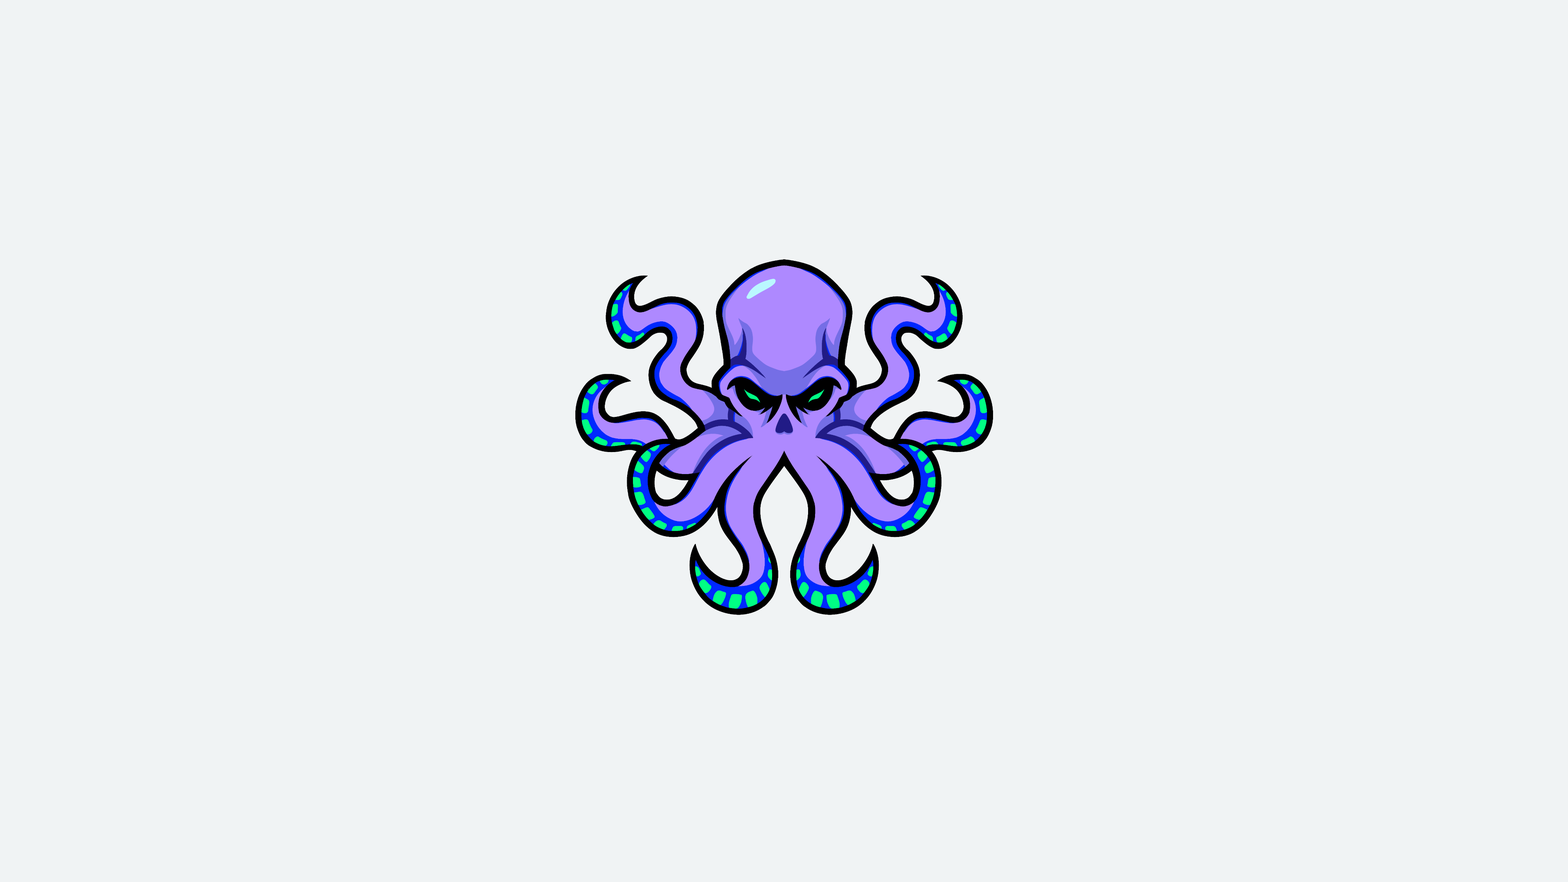
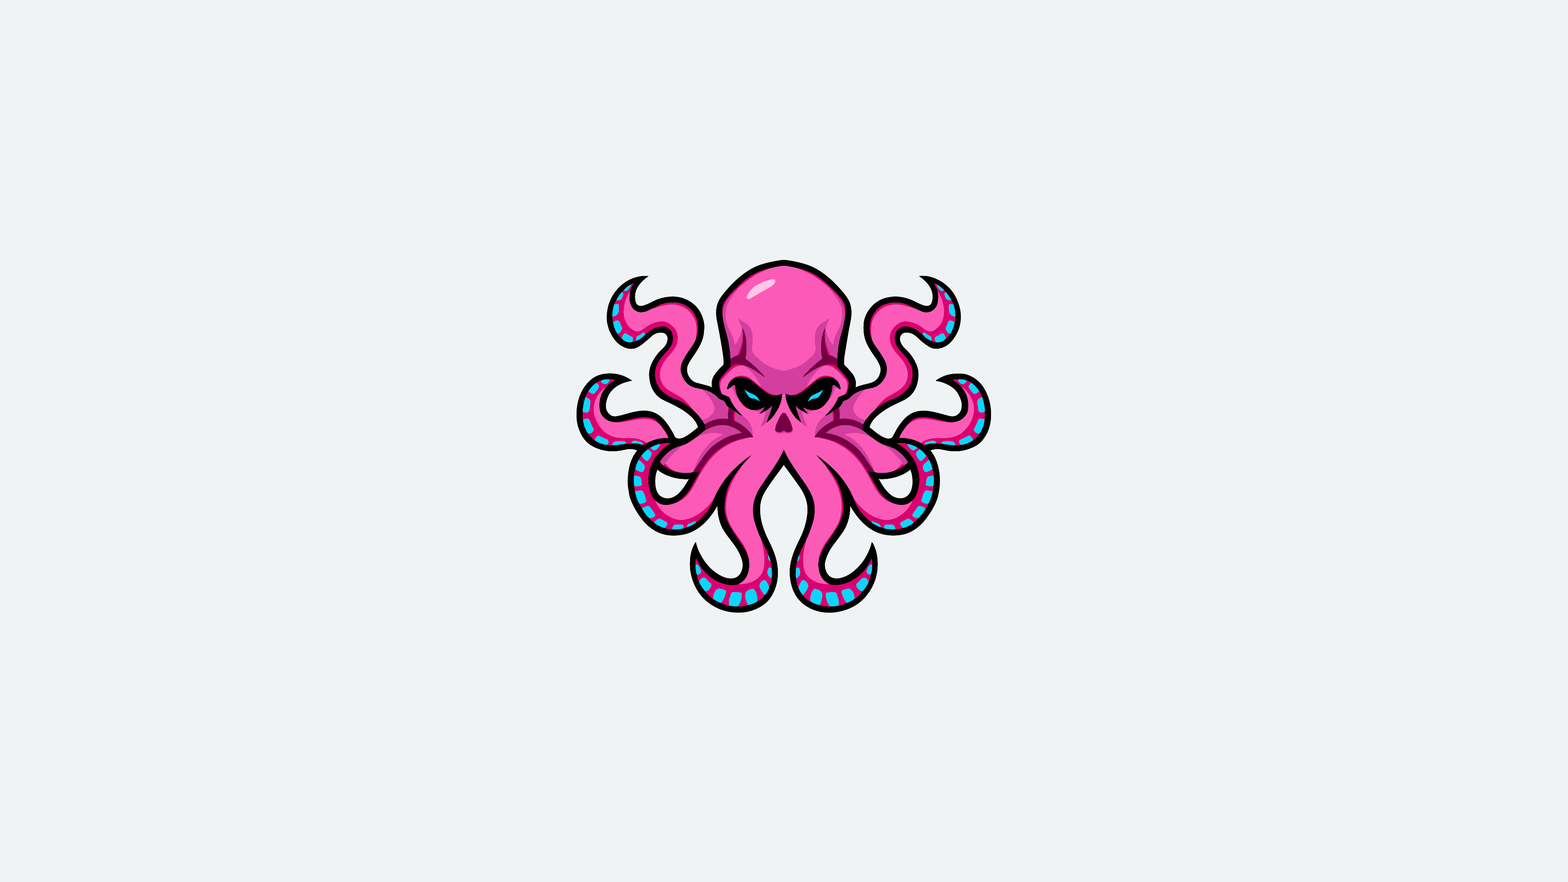
Layered file, before and after one edit (1568x882). Changes by layer:
painted on "Logo" over [575, 259, 994, 615]